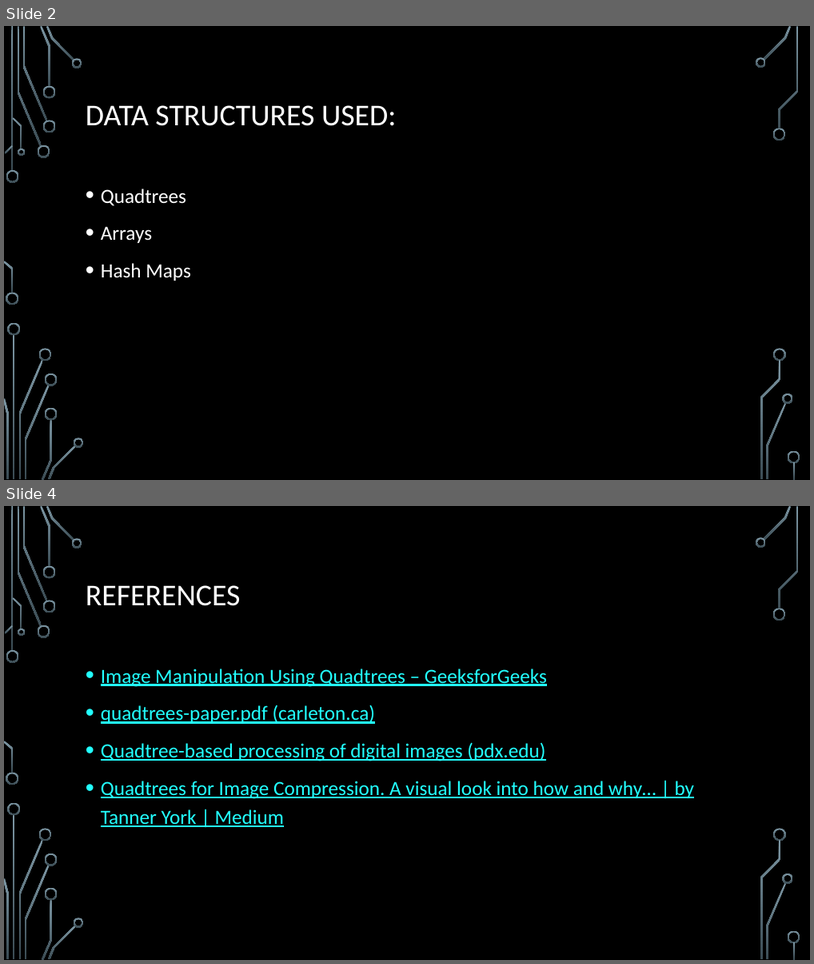
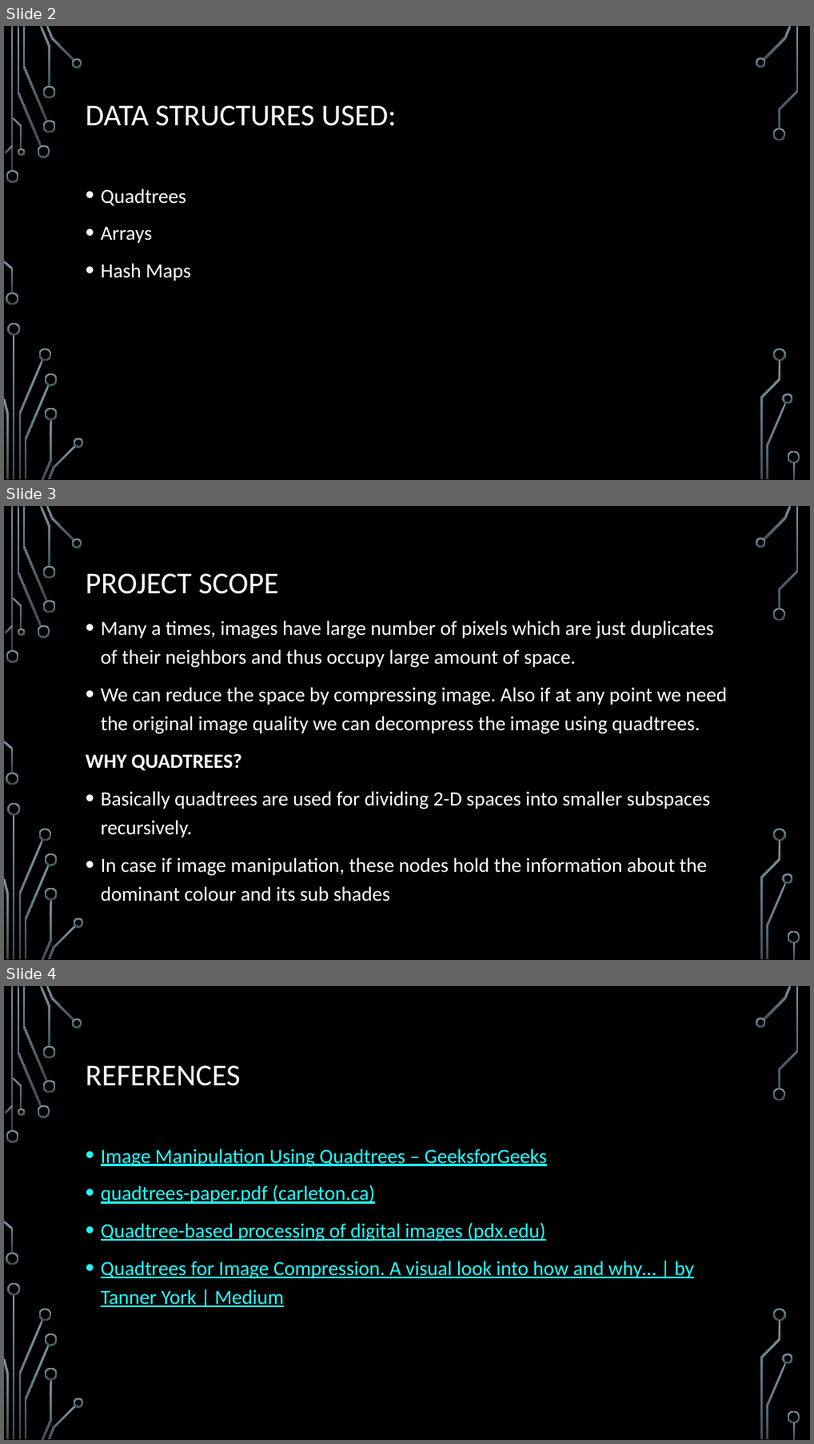
Before and after one commit to Anvita0305/Image-Manipulation-Using-QuadTrees, a slide deck: IMAGE manipulation USING QUADTREEES.pptx. Shown one above the other, each under a label of ours: slides 2 and 4 before the commit, slides 2, 3 and 4 after it; the slides between them are not shown. The pictures are 814x964 and 814x1444 pixels, drawn with LibreOffice and Linux fonts; fonts in the diff are those of the drawing; background and template pictures are left out. Boxes give left, top, right and bottom in pixels: in the first picture for what was removed or moved away, otherwise in the second. Text is boxed around its words. In the diff, an @@ line names an element or a change of style, - is before the commit and + after.

```diff
--- a/IMAGE manipulation USING QUADTREEES.pptx
+++ b/IMAGE manipulation USING QUADTREEES.pptx
@@ slide 3 added at <box>4,506,810,960</box>, background picture (left out); not listed: 36 template elements that a slide beside it also shows @@
@@ title added at <box>86,573,278,594</box>, 36 pt, text #FFFFFF @@
+PROJECT SCOPE
@@ text added at <box>86,620,728,901</box>, 24 pt, text #FFFFFF @@
+• Many a times, images have large number of pixels which are just duplicates of their neighbors and thus occupy large amount of space.
+• We can reduce the space by compressing image. Also if at any point we need the original image quality we can decompress the image using quadtrees.
+WHY QUADTREES?
+• Basically quadtrees are used for dividing 2-D spaces into smaller subspaces recursively.
+• In case if image manipulation, these nodes hold the information about the dominant colour and its sub shades
```
Also in this commit, not shown: 1 slide removed.
